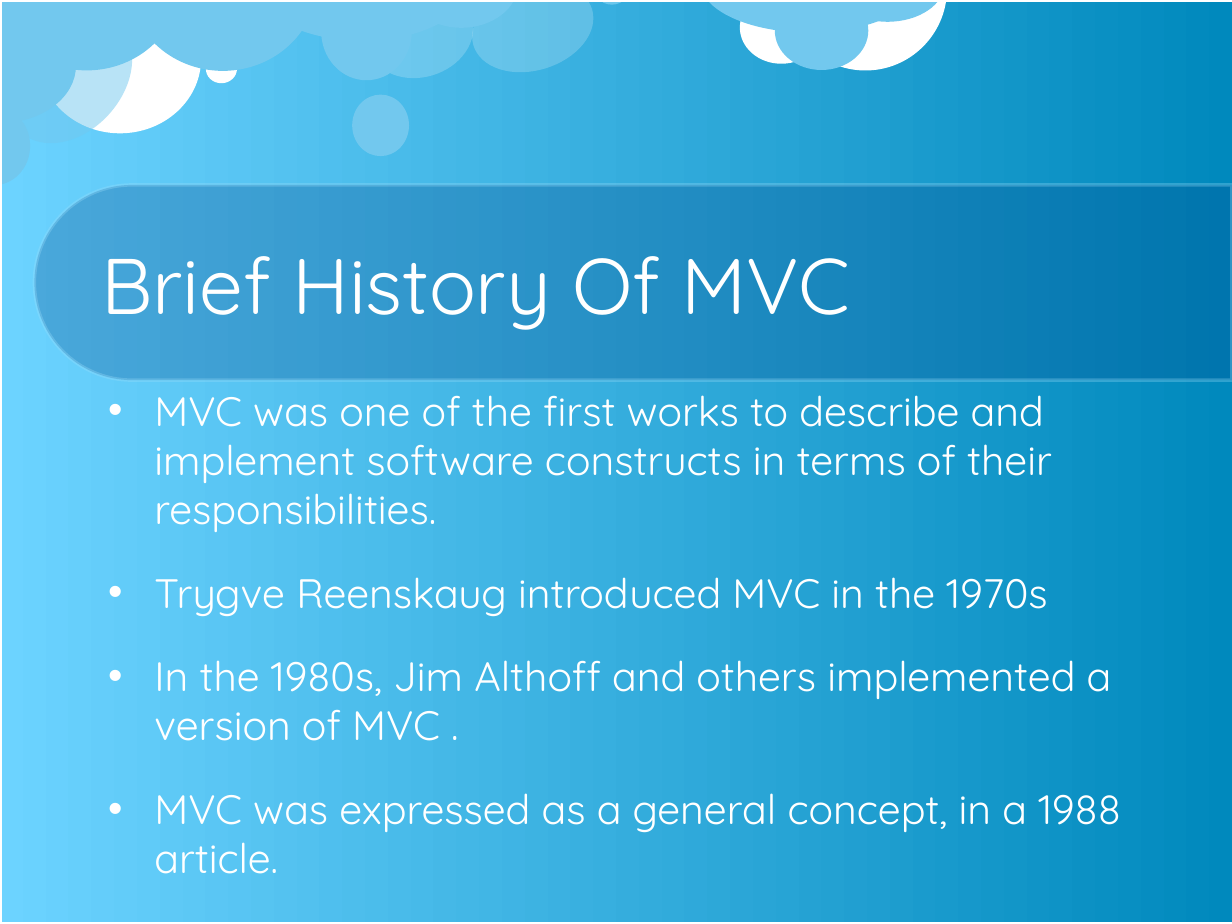
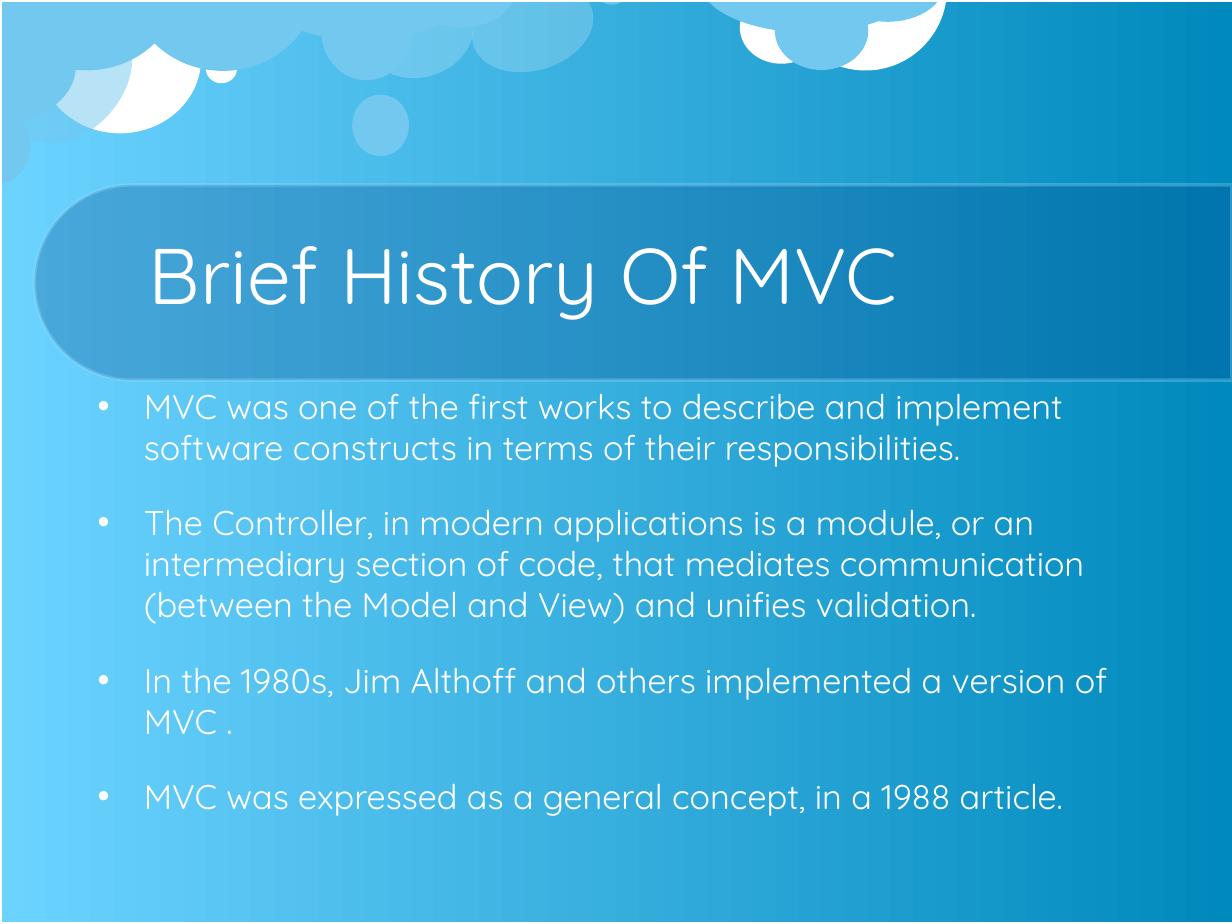
Before and after one commit to bugChanger/E-receipit_for_CSE404, a slide deck: slide 5 of MVC & use_case.ppt (slide 4 before the commit). Drawn at 1232x924 pixels with LibreOffice and Linux fonts; fonts in the diff are those of the drawing; background and template pictures are left out. Boxes give left, top, right and bottom in pixels: in the first picture for what was removed or moved away, otherwise in the second. Text is boxed around its words. In the diff, an @@ line names an element or a change of style, - is before the commit and + after.

```diff
--- a/MVC & use_case.ppt
+++ b/MVC & use_case.ppt
@@ title "Brief History Of MVC": place and size @@
-title "Brief History Of MVC" at [101, 256, 850, 330]
+title "Brief History Of MVC" at [149, 246, 897, 320]
@@ text "MVC was one of the ...": place and size @@
-text "MVC was one of the ..." at [154, 395, 1121, 874]
+text "MVC was one of the ..." at [144, 393, 1107, 816]
@@ text at [144, 393, 1107, 816]: size 24 to 20 pt in "MVC was one of the first works ...", "In the 1980s, Jim Althoff and others ...", "MVC was expressed as a general concept, ..." @@
@@ text at [144, 509, 1085, 624]: text changed; size 24 to 20 pt @@
-• Trygve Reenskaug introduced MVC in the 1970s
+• The Controller, in modern applications is a module, or an intermediary section of code, that mediates communication (between the Model and View) and unifies validation.
```
Also in this commit, not shown: 1 other slide changed, 1 slide added, 2 slides removed.
